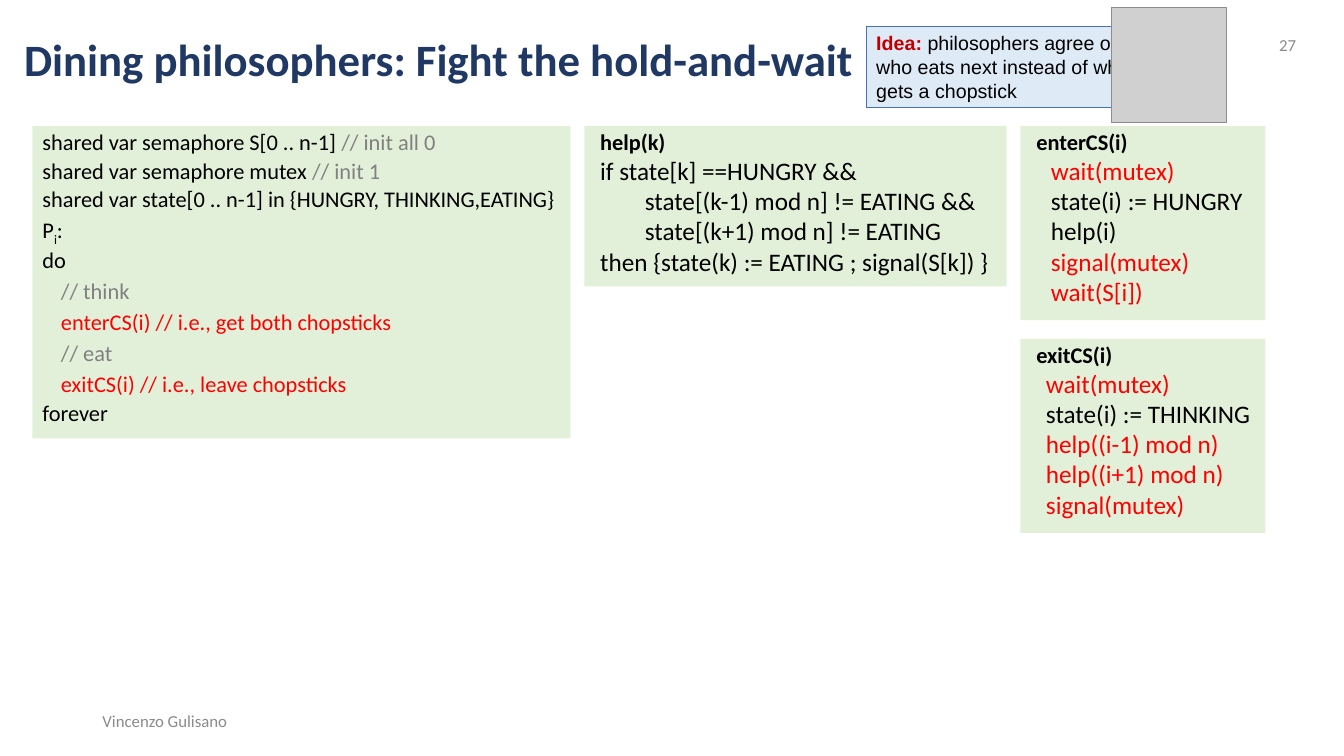
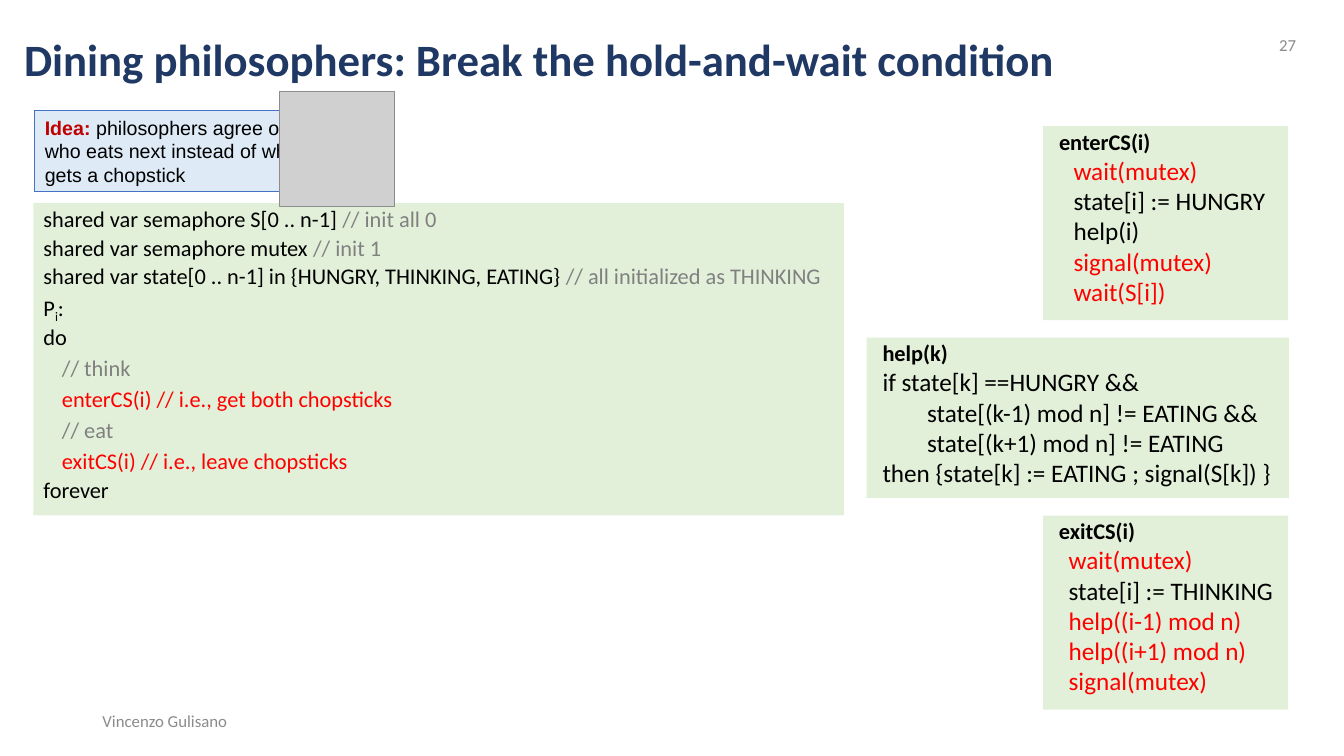
Before and after one commit to Josefgus/os_material, a slide deck: slide 27 of synchronization_part_2/synchronization_part_2.pptx. Drawn at 1344x756 pixels with LibreOffice and Linux fonts; fonts in the diff are those of the drawing; grey boxes stand for pictures. Boxes give left, top, right and bottom in pixels: in the first picture for what was removed or moved away, otherwise in the second. Text is boxed around its words. In the diff, an @@ line names an element or a change of style, - is before the commit and + after.

```diff
--- a/synchronization_part_2/synchronization_part_2.pptx
+++ b/synchronization_part_2/synchronization_part_2.pptx
@@ text at bbox=[24, 44, 1053, 84]: text changed @@
-Dining philosophers: Fight the hold-and-wait
+Dining philosophers: Break the hold-and-wait condition
@@ rectangle "Idea: philosophers agree on who ...": place and size @@
-rectangle "Idea: philosophers agree on who ..." at bbox=[866, 26, 1169, 108]
+rectangle "Idea: philosophers agree on who ..." at bbox=[35, 111, 338, 193]
@@ picture: place and size @@
-picture at bbox=[1111, 8, 1226, 123]
+picture at bbox=[280, 92, 395, 207]
@@ rectangle "enterCS(i)": place and size @@
-rectangle "enterCS(i)" at bbox=[1020, 126, 1265, 321]
+rectangle "enterCS(i)" at bbox=[1044, 126, 1289, 321]
@@ rectangle "shared var semaphore S[0 .. ...": place and size @@
-rectangle "shared var semaphore S[0 .. ..." at bbox=[32, 126, 571, 439]
+rectangle "shared var semaphore S[0 .. ..." at bbox=[33, 203, 844, 515]
@@ text in rectangle at bbox=[1074, 191, 1266, 214]: text changed @@
-  state(i) := HUNGRY
+  state[i] := HUNGRY
@@ text in rectangle at bbox=[43, 267, 821, 287]: text changed @@
-shared var state[0 .. n-1] in {HUNGRY, THINKING,EATING}
+shared var state[0 .. n-1] in {HUNGRY, THINKING, EATING} // all initialized as THINKING
@@ rectangle "help(k)": place and size @@
-rectangle "help(k)" at bbox=[585, 126, 1007, 286]
+rectangle "help(k)" at bbox=[867, 338, 1290, 498]
@@ text in rectangle at bbox=[883, 463, 1257, 487]: text changed @@
-  then {state(k) := EATING ; signal(S[k]) }
+  then {state[k] := EATING ; signal(S[k]) }
@@ rectangle "exitCS(i)": place and size @@
-rectangle "exitCS(i)" at bbox=[1020, 339, 1265, 533]
+rectangle "exitCS(i)" at bbox=[1044, 515, 1289, 710]
@@ text in rectangle at bbox=[1069, 581, 1273, 604]: text changed @@
-  state(i) := THINKING
+  state[i] := THINKING
```
Also in this commit, not shown: 31 other slides changed, 4 other files.
